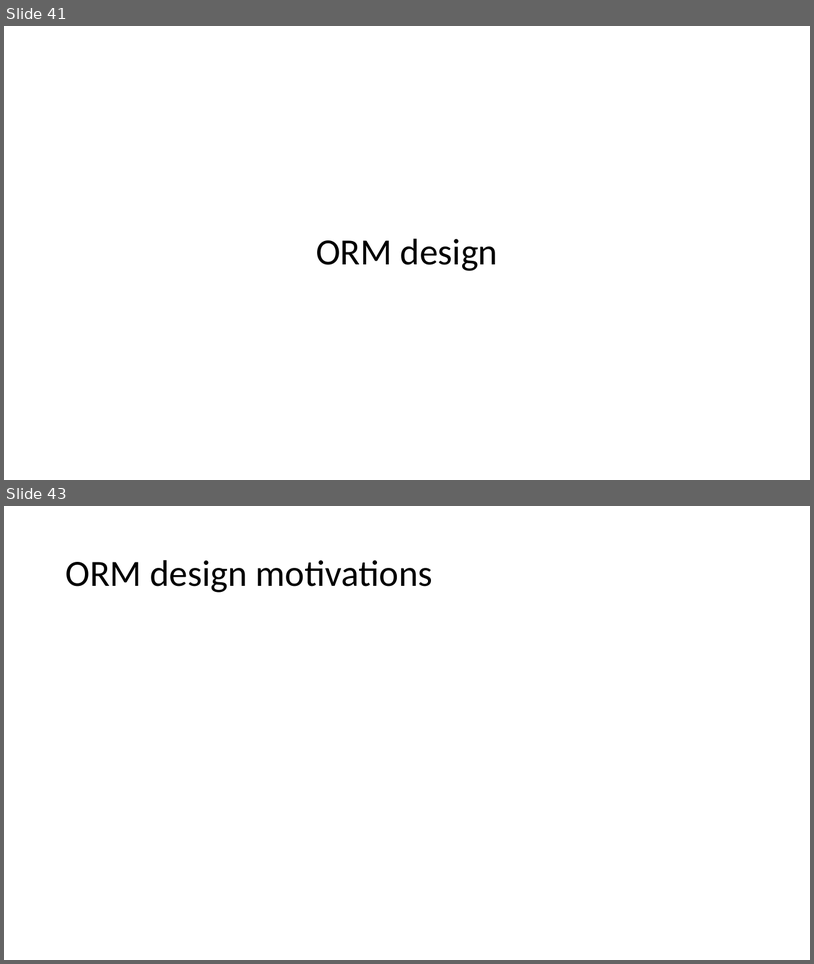
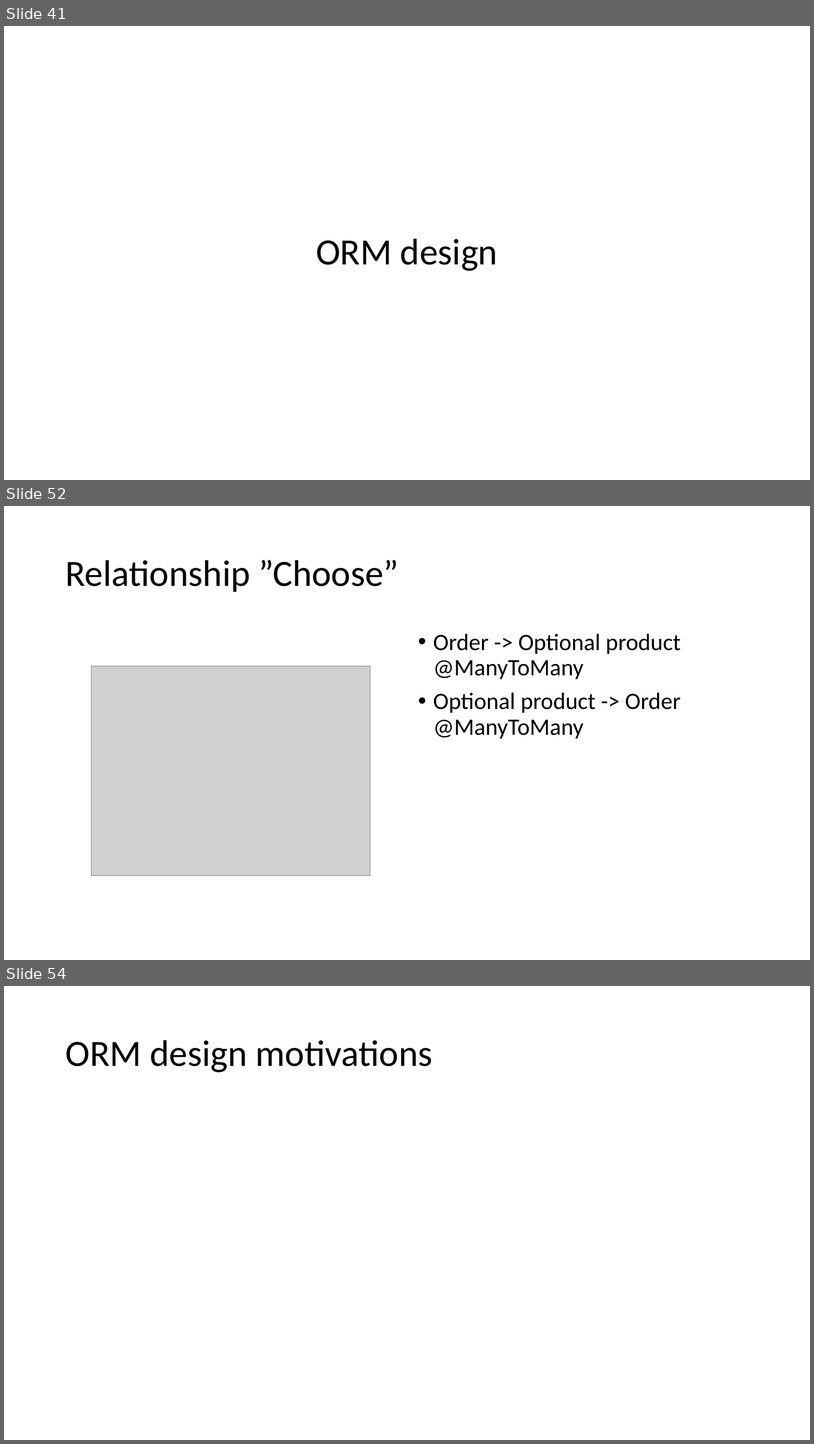
Before and after one commit to matteovisotto/DB2-SirianiVisotto, a slide deck: Documentation.pptx. Shown one above the other, each under a label of ours: slides 41 and 43 before the commit, slides 41, 52 and 54 after it; the slides between them are not shown. The pictures are 814x964 and 814x1444 pixels, drawn with LibreOffice and Linux fonts; fonts in the diff are those of the drawing; grey boxes stand for pictures. Boxes give left, top, right and bottom in pixels: in the first picture for what was removed or moved away, otherwise in the second. Text is boxed around its words. In the diff, an @@ line names an element or a change of style, - is before the commit and + after.

```diff
--- a/Documentation.pptx
+++ b/Documentation.pptx
@@ slide 52 added at bbox=[4, 506, 810, 960], background #FFFFFF @@
@@ title added at bbox=[65, 559, 399, 592], 44 pt, text #000000 @@
+Relationship ”Choose”
@@ text added at bbox=[434, 633, 681, 739], 28 pt, text #000000 @@
+• Order -> Optional product @ManyToMany
+• Optional product -> Order @ManyToMany
@@ picture added at bbox=[91, 666, 370, 876] @@
@@ what was slide 43 is now slide 54 @@
```
Also in this commit, not shown: 4 slides changed, 16 other slides added, 1 slide removed, 2 other files.
